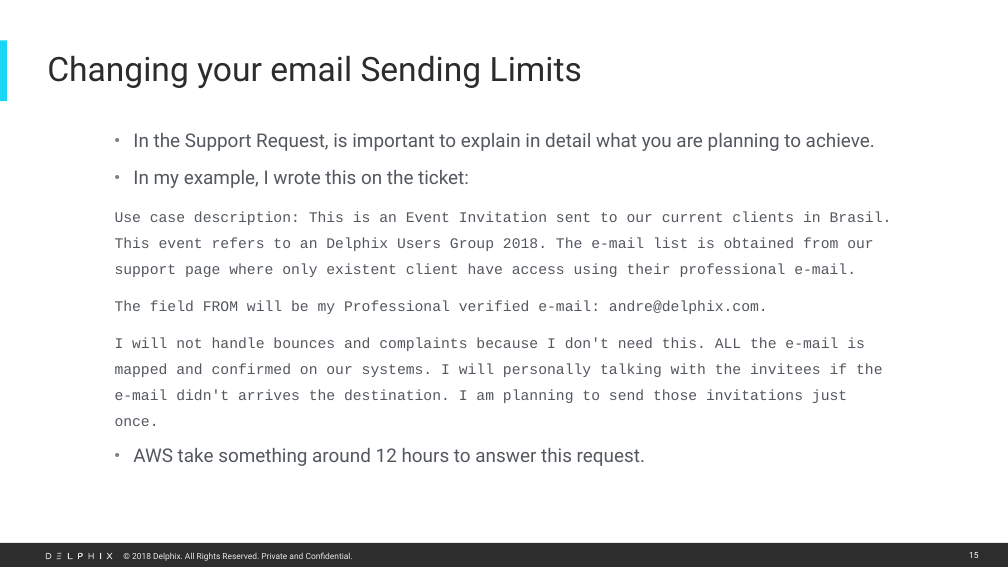
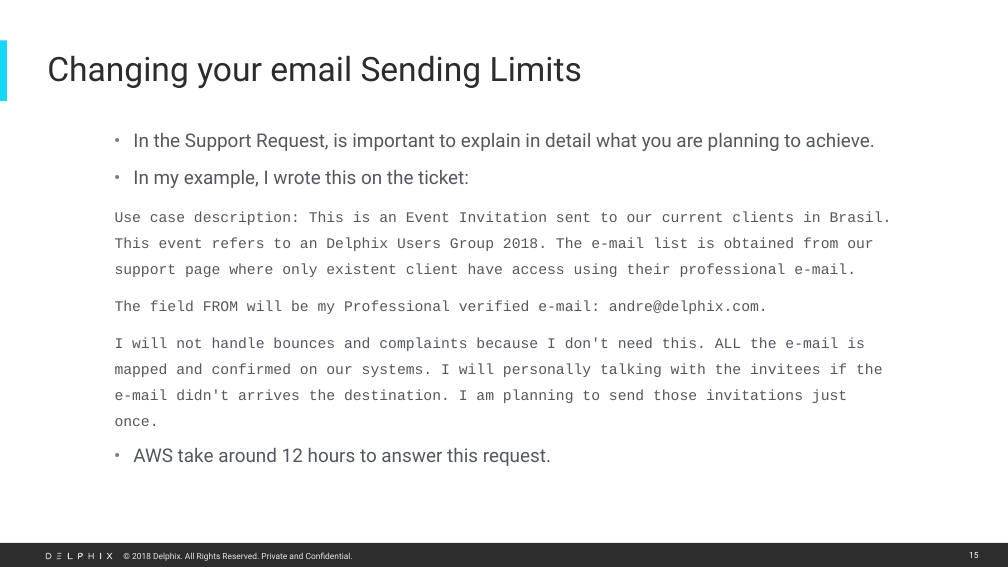
Before and after one commit to marzulo/AWS_SES_artifacts, a slide deck: slide 15 of How to configure AWS SES.pptx. Drawn at 1008x567 pixels with LibreOffice and Linux fonts; fonts in the diff are those of the drawing. Boxes give left, top, right and bottom in pixels: in the first picture for what was removed or moved away, otherwise in the second. Text is boxed around its words. In the diff, an @@ line names an element or a change of style, - is before the commit and + after.

```diff
--- a/How to configure AWS SES.pptx
+++ b/How to configure AWS SES.pptx
@@ text at <box>133,448,551,466</box>: text changed @@
-• AWS take something around 12 hours to answer this request.
+• AWS take around 12 hours to answer this request.
```
Also in this commit, not shown: 8 other slides changed.
